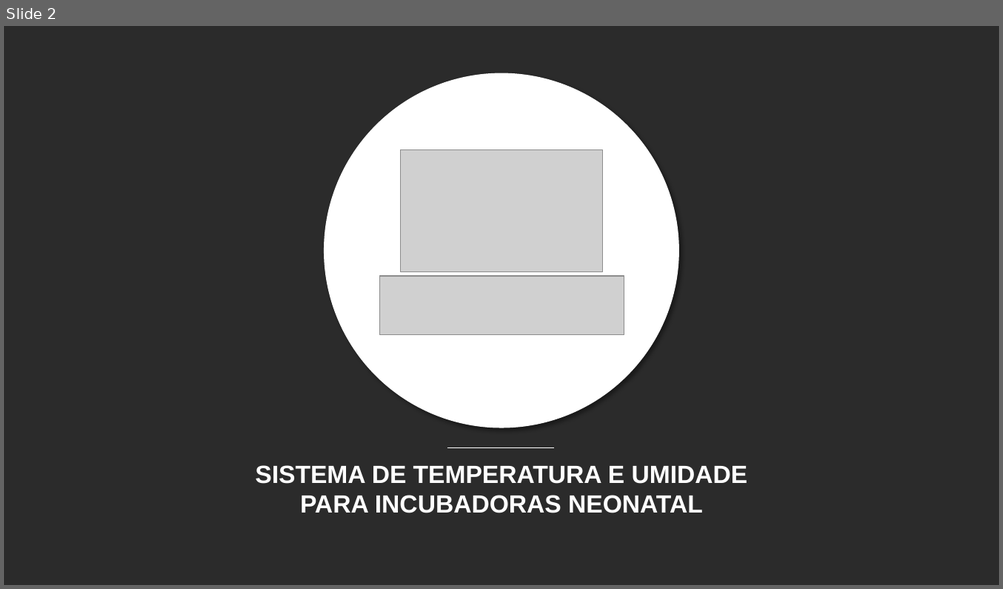
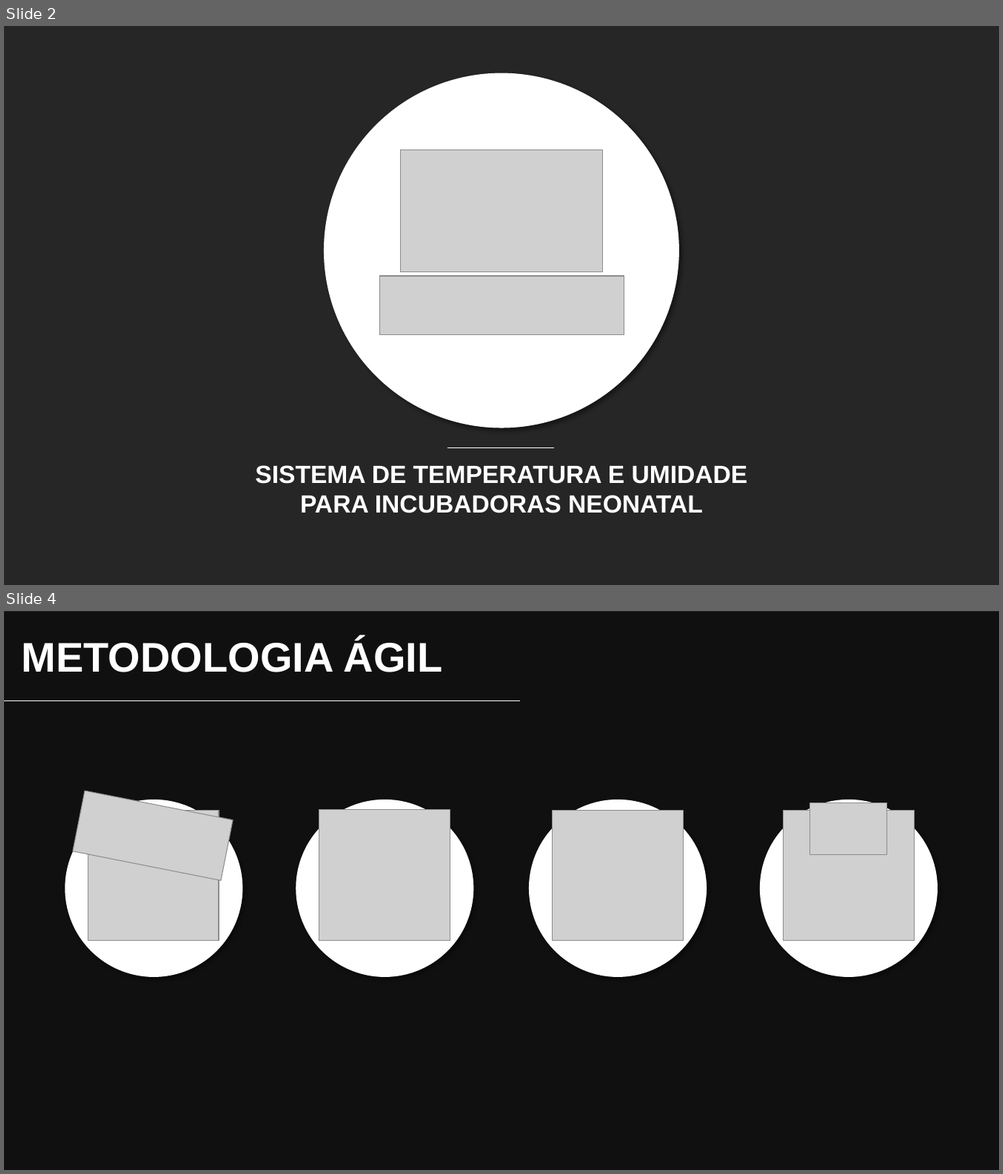
Before and after one commit to YudiG12/grupo-bandtec, a slide deck: Apresentação/inSensor.pptx. Shown one above the other, each under a label of ours: slide 2 before the commit, slides 2 and 4 after it; the slides between them are not shown. The pictures are 1003x589 and 1003x1174 pixels, drawn with LibreOffice and Linux fonts; fonts in the diff are those of the drawing; grey boxes stand for pictures; background and template pictures are left out; a plain dark background stands for a picture behind light text. Boxes give left, top, right and bottom in pixels: in the first picture for what was removed or moved away, otherwise in the second. Text is boxed around its words. In the diff, an @@ line names an element or a change of style, - is before the commit and + after.

```diff
--- a/Apresentação/inSensor.pptx
+++ b/Apresentação/inSensor.pptx
@@ slide 4 added at (4, 611, 999, 1170), background picture (left out) @@
@@ rectangle added at (4, 612, 999, 1170), fill #0D0D0D at 87% opacity @@
@@ text added at (22, 639, 443, 672), 40 pt, text #FFFFFF, bold @@
+METODOLOGIA ÁGIL
@@ line added from (4, 701) to (521, 701), #FFFFFF 0.5 pt @@
@@ ellipse added at (65, 800, 243, 977), fill #FFFFFF @@
@@ picture added at (73, 791, 233, 881) @@
@@ picture added at (88, 810, 219, 941) @@
@@ ellipse added at (296, 800, 473, 977), fill #FFFFFF @@
@@ picture added at (318, 810, 450, 942) @@
@@ ellipse added at (529, 800, 706, 977), fill #FFFFFF @@
@@ picture added at (552, 810, 683, 941) @@
@@ ellipse added at (760, 800, 937, 977), fill #FFFFFF @@
@@ picture added at (783, 810, 913, 941) @@
@@ picture added at (810, 803, 887, 855) @@
```
Also in this commit, not shown: 1 other slide added, 1 slide removed, 1 other file.
